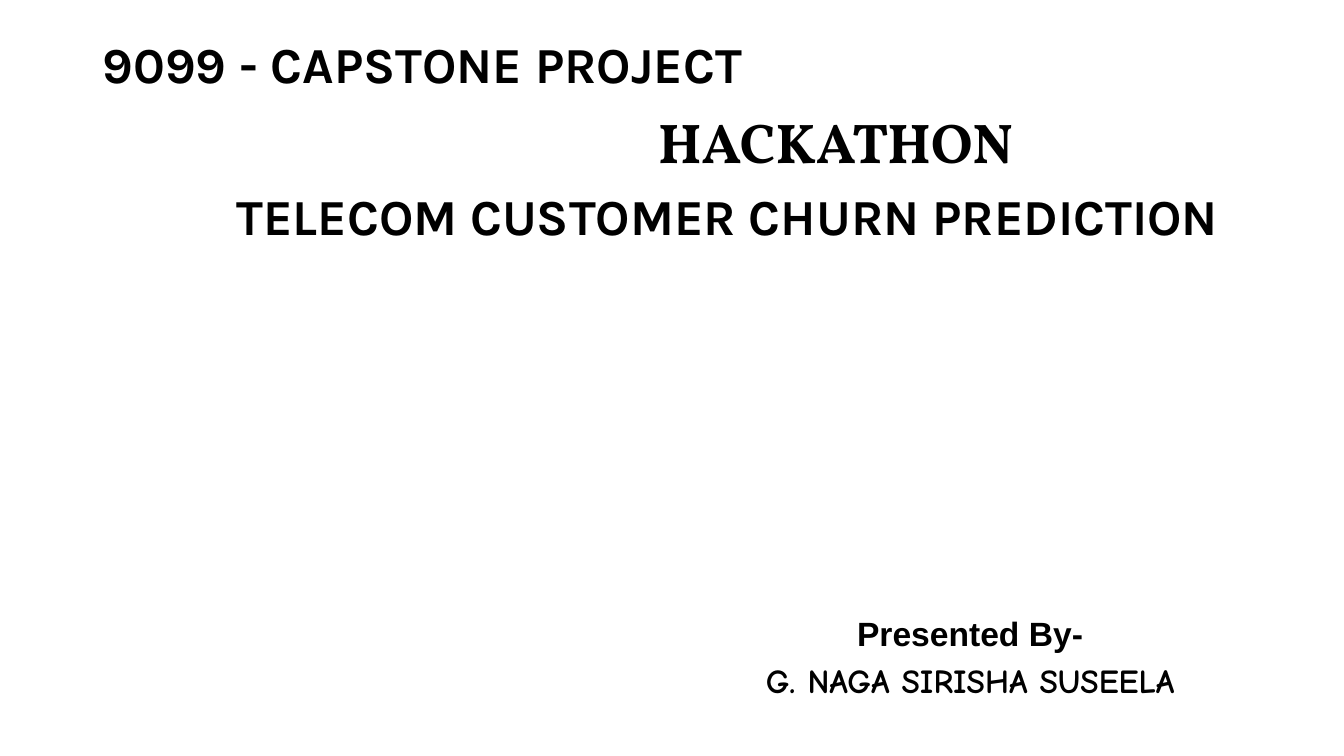
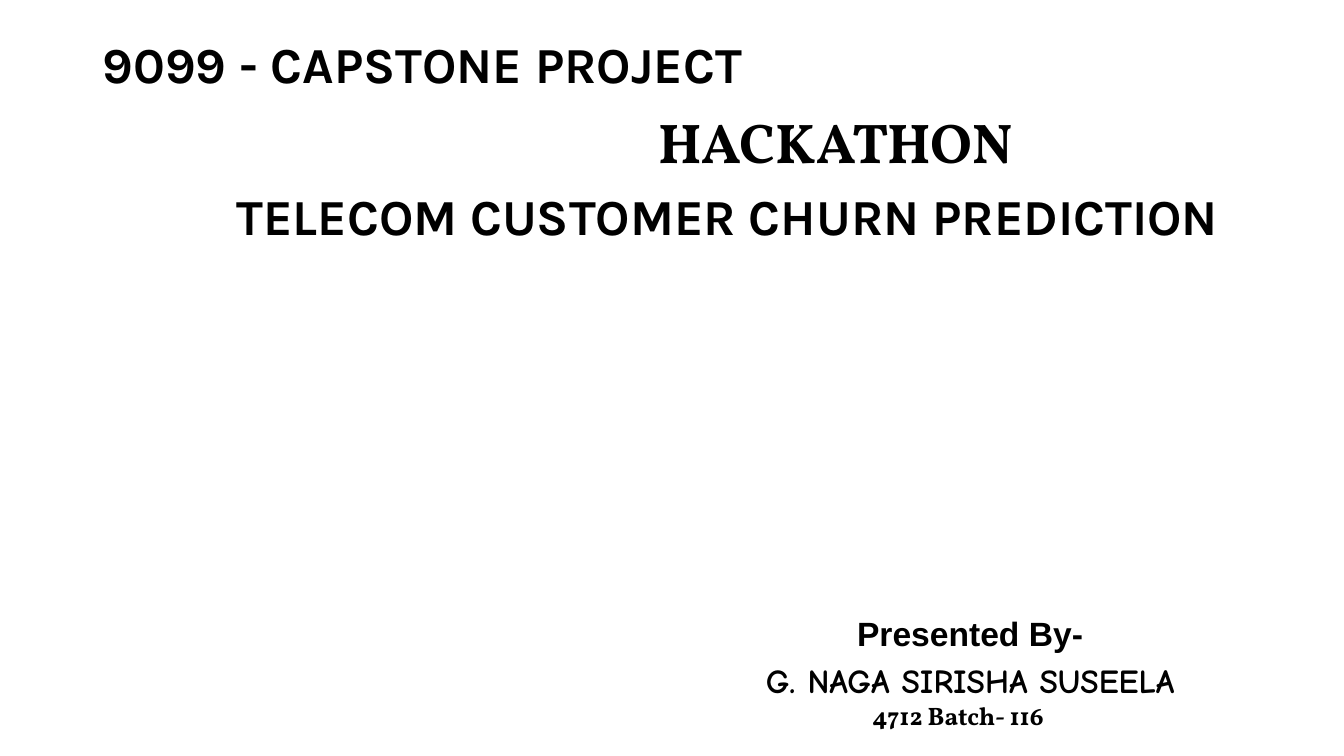
Before and after one commit to sirisha0505/TelecomCustomerChurn_Prediction, a slide deck: slide 1 of PPT - Telecom Churn.ppt. Drawn at 1344x756 pixels with LibreOffice and Linux fonts; fonts in the diff are those of the drawing; background and template pictures are left out. Boxes give left, top, right and bottom in pixels: in the first picture for what was removed or moved away, otherwise in the second. Text is boxed around its words. In the diff, an @@ line names an element or a change of style, - is before the commit and + after.

```diff
--- a/PPT - Telecom Churn.ppt
+++ b/PPT - Telecom Churn.ppt
@@ text added at (872,707,1044,730), 18 pt, text #000000, bold @@
+4712 Batch- 116
```
Also in this commit, not shown: 1 other slide changed, 1 slide added, 1 slide removed, 1 other file.
